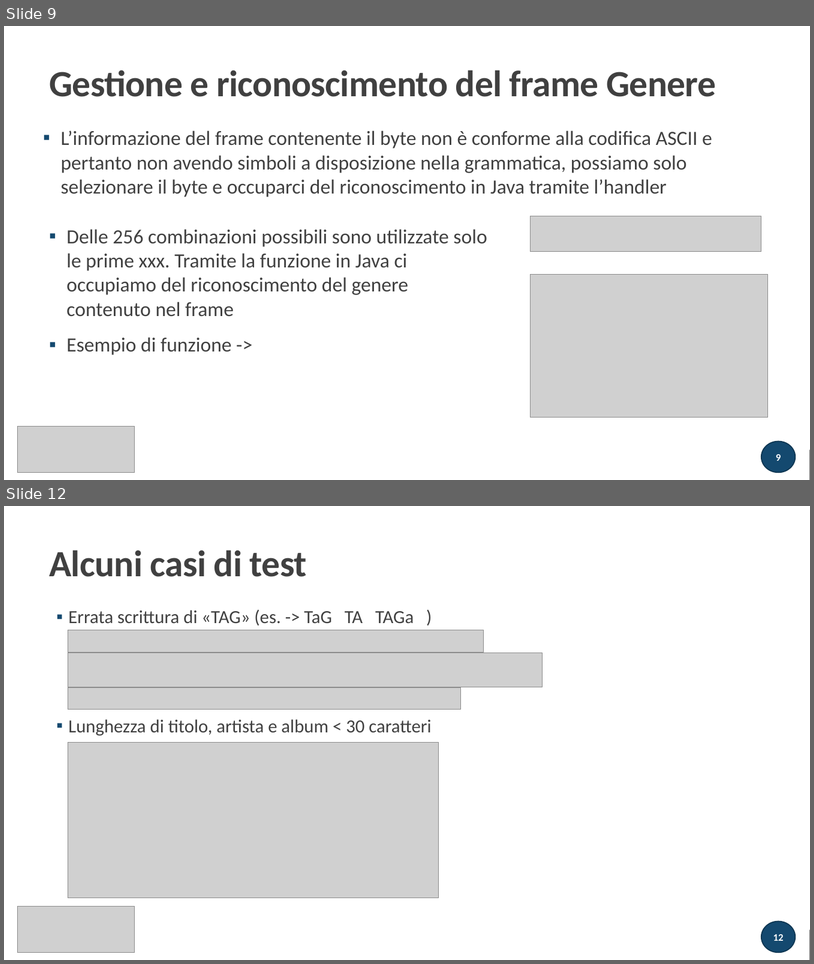
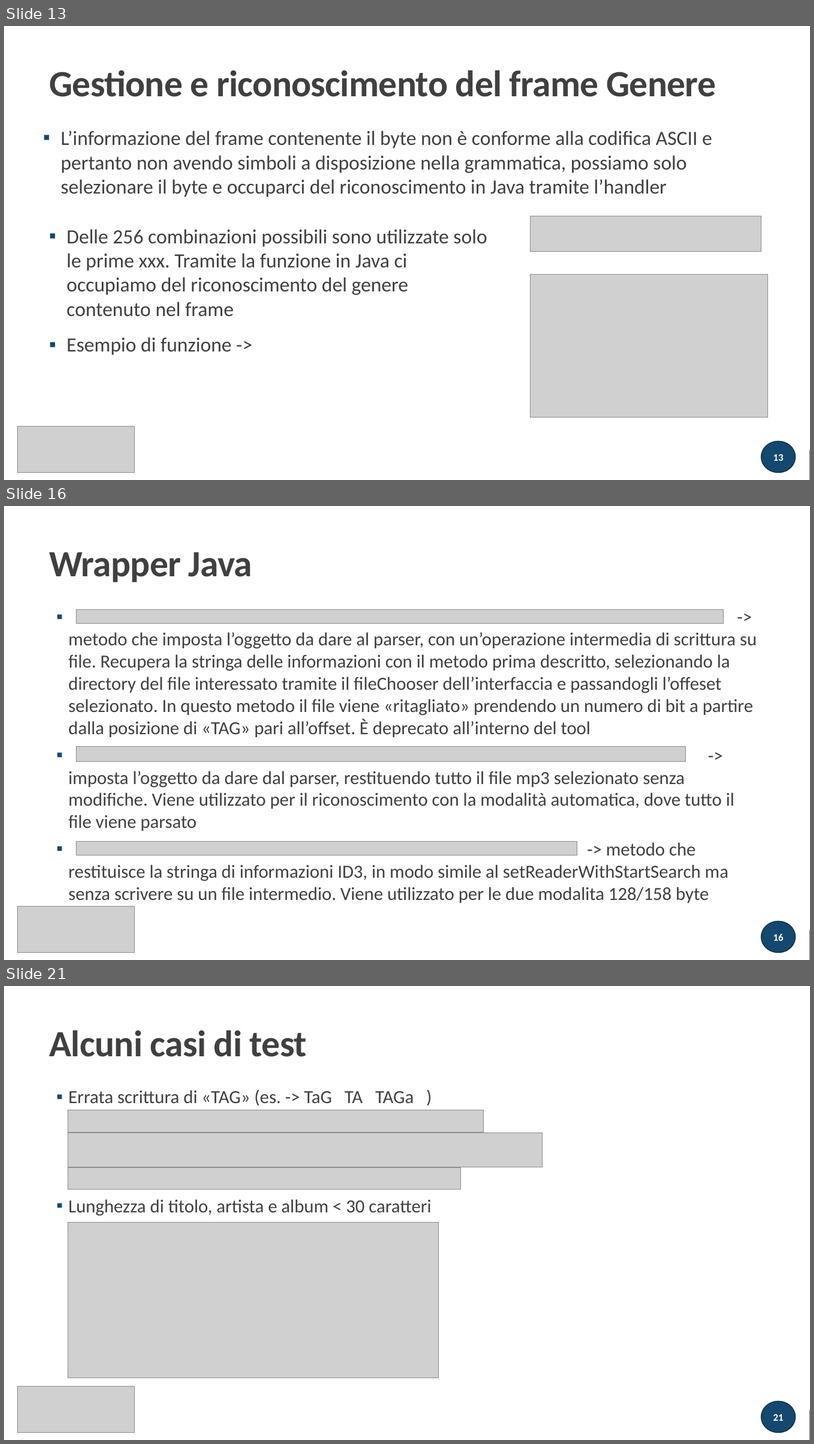
Before and after one commit to atusghen/SimpleID3, a slide deck: presentazione tecnica.pptx. Shown one above the other, each under a label of ours: slides 9 and 12 before the commit, slides 13, 16 and 21 after it; the slides between them are not shown. The pictures are 814x964 and 814x1444 pixels, drawn with LibreOffice and Linux fonts; fonts in the diff are those of the drawing; grey boxes stand for pictures. Boxes give left, top, right and bottom in pixels: in the first picture for what was removed or moved away, otherwise in the second. Text is boxed around its words. In the diff, an @@ line names an element or a change of style, - is before the commit and + after.

```diff
--- a/presentazione tecnica.pptx
+++ b/presentazione tecnica.pptx
@@ slide 16 added at <box>4,506,810,960</box>, background #FFFFFF; not listed: 1 template element that a slide beside it also shows @@
@@ rectangle added at <box>4,506,810,960</box>, fill #FFFFFF @@
@@ title added at <box>49,552,252,582</box>, 44 pt, text #404040, bold @@
+Wrapper Java
@@ picture added at <box>76,609,724,624</box> @@
@@ text added at <box>68,632,757,903</box>, 22 pt, text #404040 @@
+  ▪ -> metodo che imposta l’oggetto da dare al parser, con un’operazione intermedia di scrittura su file. Recupera la stringa delle informazioni con il metodo prima descritto, selezionando la directory del file interessato tramite il fileChooser dell’interfaccia e passandogli l’offeset selezionato. In questo metodo il file viene «ritagliato» prendendo un numero di bit a partire dalla posizione di «TAG» pari all’offset. È deprecato all’interno del tool
+  ▪ -> imposta l’oggetto da dare dal parser, restituendo tutto il file mp3 selezionato senza modifiche. Viene utilizzato per il riconoscimento con la modalità automatica, dove tutto il file viene parsato
+  ▪ -> metodo che restituisce la stringa di informazioni ID3, in modo simile al setReaderWithStartSearch ma senza scrivere su un file intermedio. Viene utilizzato per le due modalita 128/158 byte
@@ line added from (44, 680) to (231, 680), #404040 1 pt @@
@@ rectangle added at <box>44,670,239,700</box>, fill #FFFFFF, outline #FFFFFF 1.25 pt @@
@@ picture added at <box>76,746,686,761</box> @@
@@ picture added at <box>76,841,577,855</box> @@
@@ picture added at <box>18,906,135,952</box> @@
@@ rectangle added at <box>4,930,810,960</box>, fill #262626 @@
@@ page number added at <box>762,921,796,952</box>, fill #14496F, outline #0F3652 1.25 pt, 12 pt, text #FFFFFF, bold @@
+16
@@ what was slide 9 is now slide 13 @@
@@ page number at <box>774,454,784,460</box>: text changed @@
-9
+13
@@ what was slide 12 is now slide 21 @@
@@ page number at <box>774,1414,784,1420</box>: text changed @@
-12
+21
```
Also in this commit, not shown: 4 slides changed, 12 other slides added, 4 slides removed, 3 other files.
